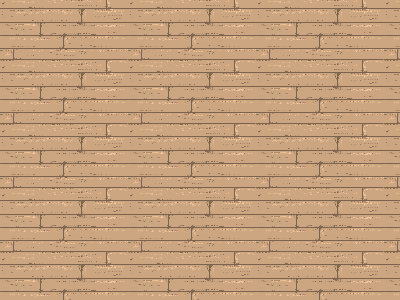
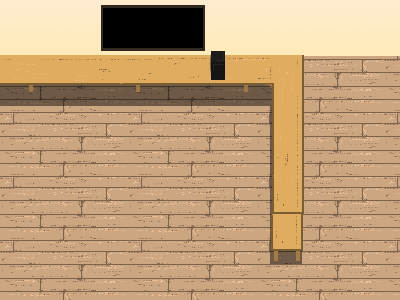
Layer changes from the first 400×300 image to the second:
added layer "Computer" above "TV" over (x1=209, y1=51, x2=225, y2=80)
added layer "TV" above "Top Desk Group copy" over (x1=101, y1=5, x2=205, y2=51)
added group "Top Desk Group copy" with 2 layers above "Top Desk Group" over (x1=264, y1=54, x2=304, y2=264)
added layer "Top Desk #1" in group "Top Desk Group copy" over (x1=264, y1=54, x2=304, y2=261)
added layer "Top Desk Shadow #1" (46%) in group "Top Desk Group copy" over (x1=269, y1=85, x2=302, y2=264)
added group "Top Desk Group" with 2 layers above "Wall" over (x1=0, y1=55, x2=274, y2=106)
added layer "Top Desk" in group "Top Desk Group" over (x1=0, y1=55, x2=274, y2=92)
added layer "Top Desk Shadow" (46%) in group "Top Desk Group" over (x1=0, y1=74, x2=270, y2=106)
added layer "Wall" above "FloorBoards" over (x1=0, y1=0, x2=400, y2=56)
